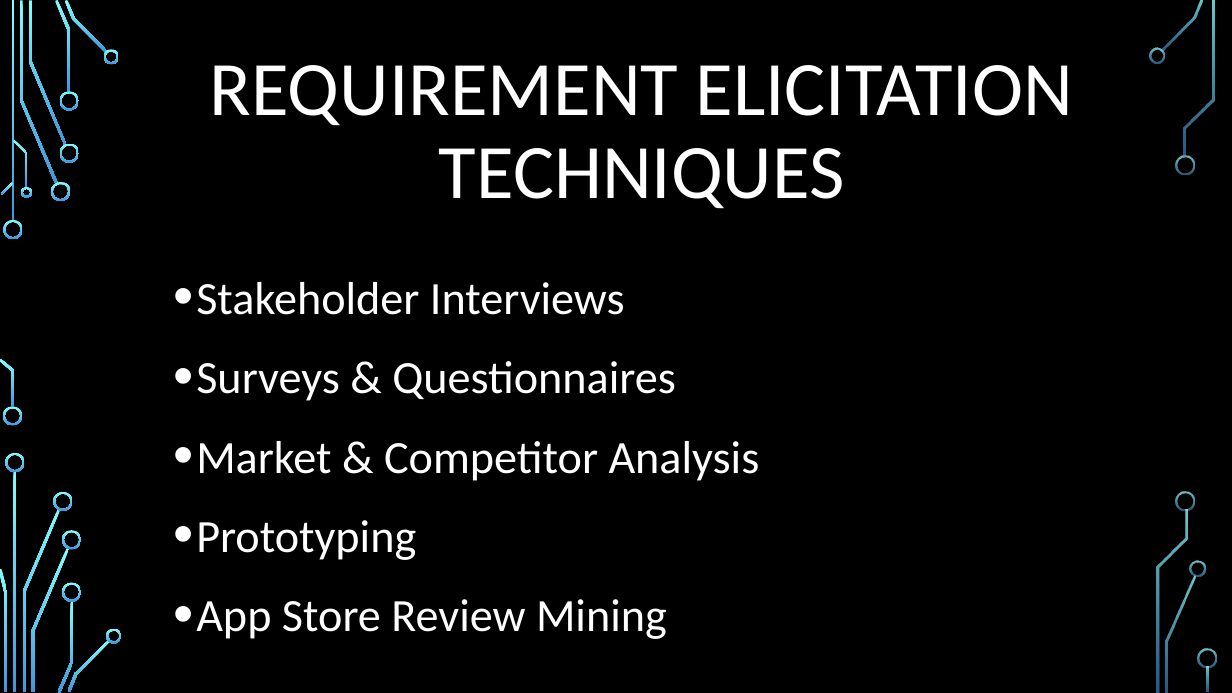
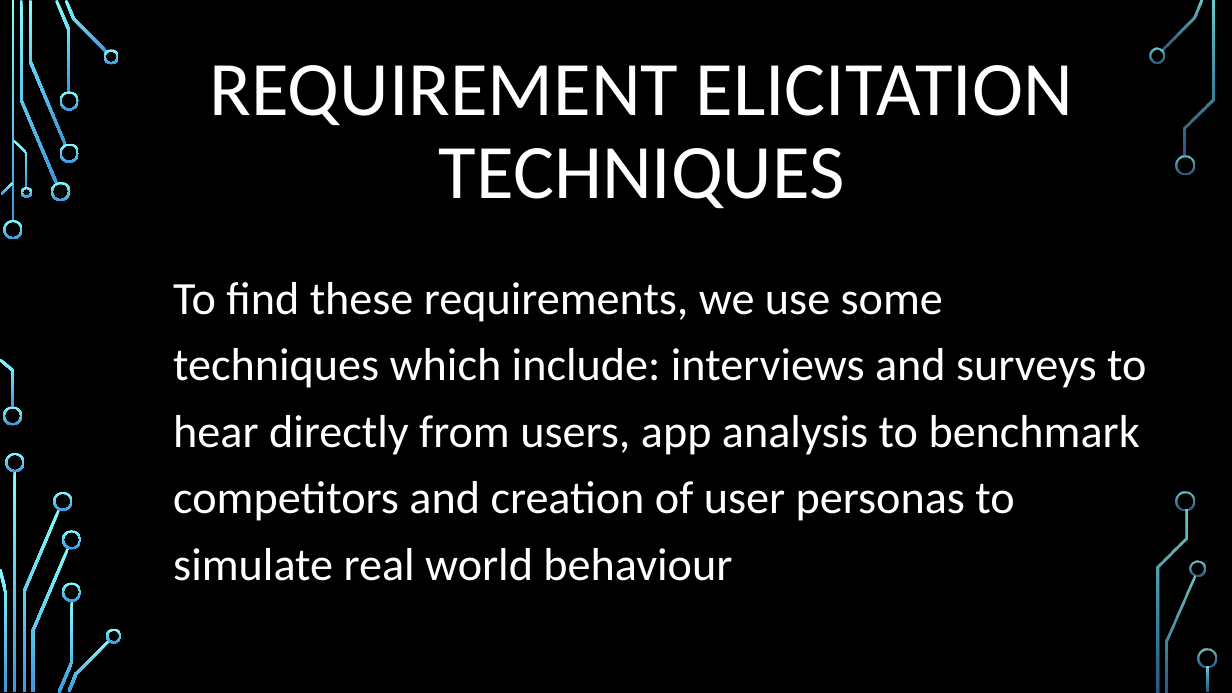
Before and after one commit to Kelben-ui/Group-15, a slide deck: slide 17 of Task 1/TASK 1 PowerPoint.pptx (slide 22 before the commit). Drawn at 1232x693 pixels with LibreOffice and Linux fonts; fonts in the diff are those of the drawing; background and template pictures are left out. Boxes give left, top, right and bottom in pixels: in the first picture for what was removed or moved away, otherwise in the second. Text is boxed around its words. In the diff, an @@ line names an element or a change of style, - is before the commit and + after.

```diff
--- a/Task 1/TASK 1 PowerPoint.pptx
+++ b/Task 1/TASK 1 PowerPoint.pptx
@@ text at (x1=173, y1=282, x2=1146, y2=581): text changed @@
-• Stakeholder Interviews
-• Surveys & Questionnaires
-• Market & Competitor Analysis
-• Prototyping
-• App Store Review Mining
+To find these requirements, we use some techniques which include: interviews and surveys to hear directly from users, app analysis to benchmark competitors and creation of user personas to simulate real world behaviour
```
Also in this commit, not shown: 7 other slides changed, 2 slides added, 7 slides removed, 1 other file.
